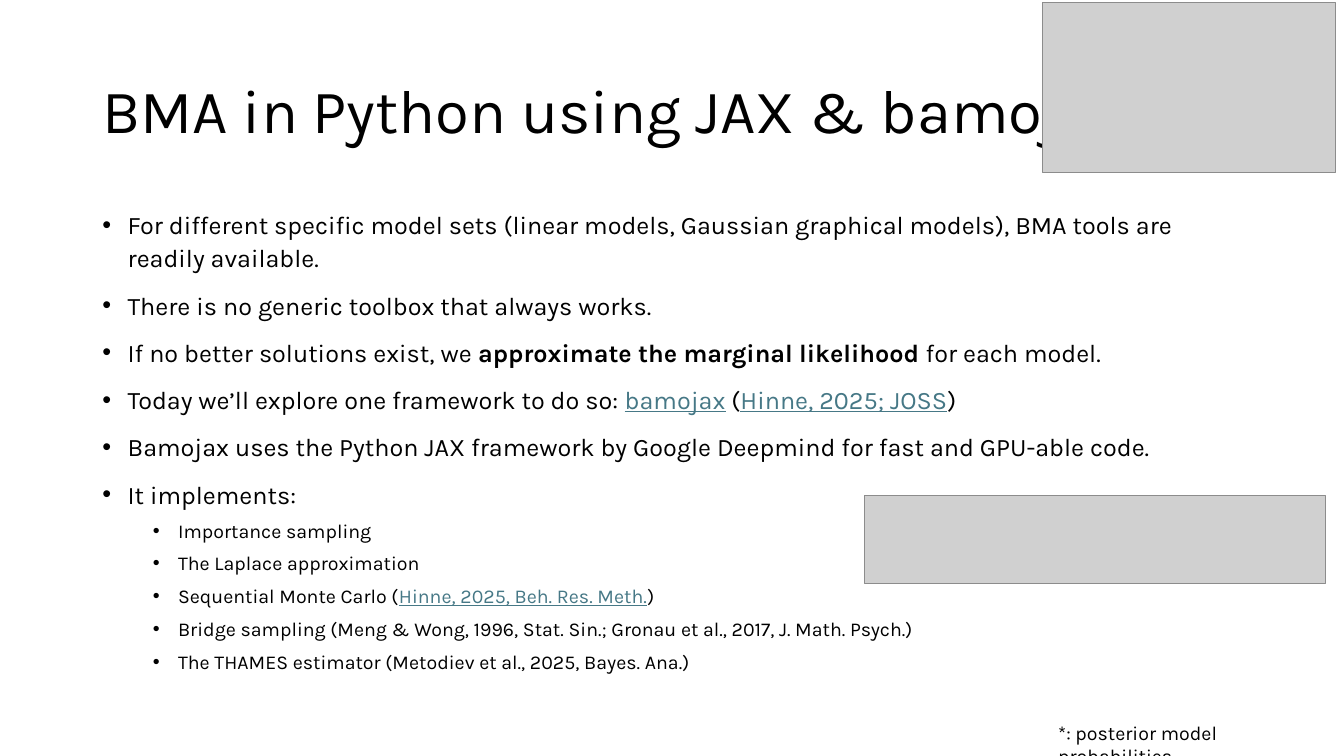
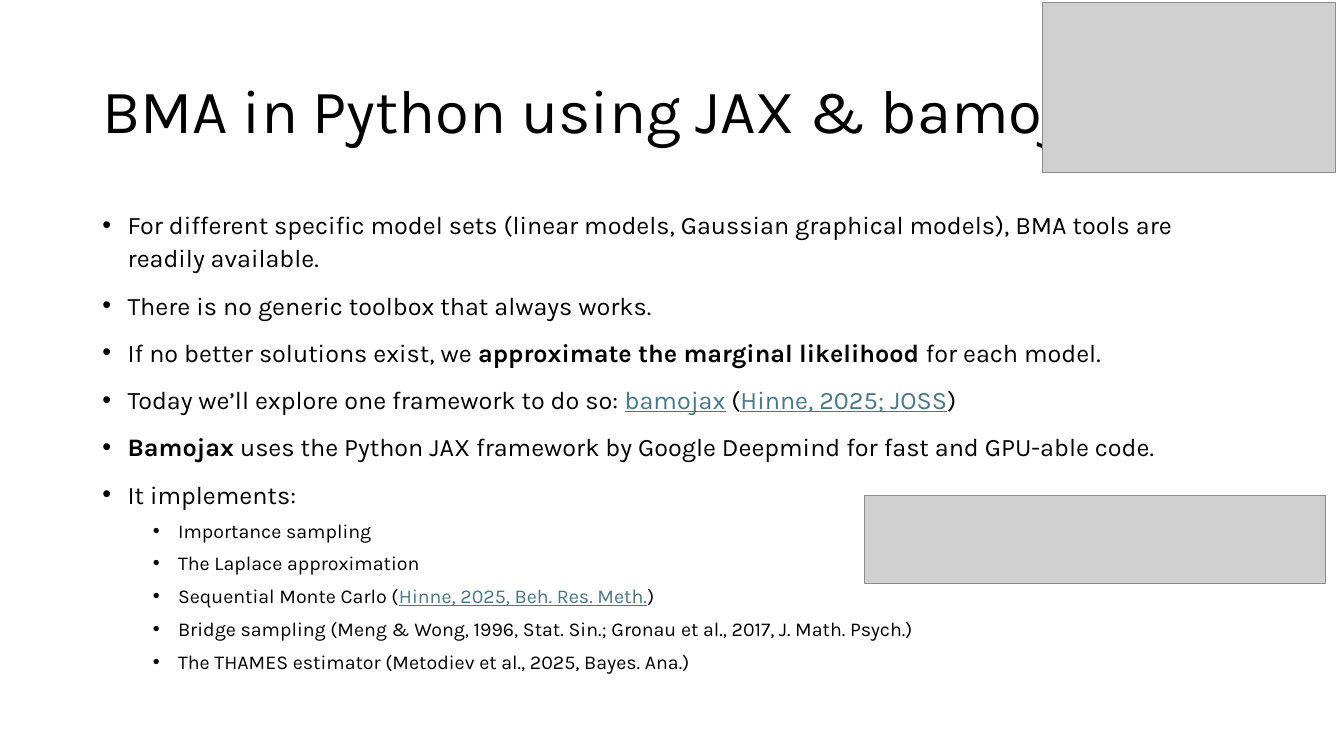
Before and after one commit to UncertaintyInComplexSystems/BMA_Workshop, a slide deck: slide 20 of BMA workshop intro lecture.pptx. Drawn at 1344x756 pixels with LibreOffice and Linux fonts; fonts in the diff are those of the drawing; grey boxes stand for pictures. Boxes give left, top, right and bottom in pixels: in the first picture for what was removed or moved away, otherwise in the second. Text is boxed around its words. In the diff, an @@ line names an element or a change of style, - is before the commit and + after.

Commit message:
Update presentation file

```diff
--- a/BMA workshop intro lecture.pptx
+++ b/BMA workshop intro lecture.pptx
@@ text at (x1=128, y1=438, x2=1154, y2=463): bold on in "Bamojax" @@
@@ text removed at (x1=1075, y1=726, x2=1217, y2=745) @@
-*: posterior model probabilities
```
Also in this commit, not shown: 6 slides added, 1 slide removed.
